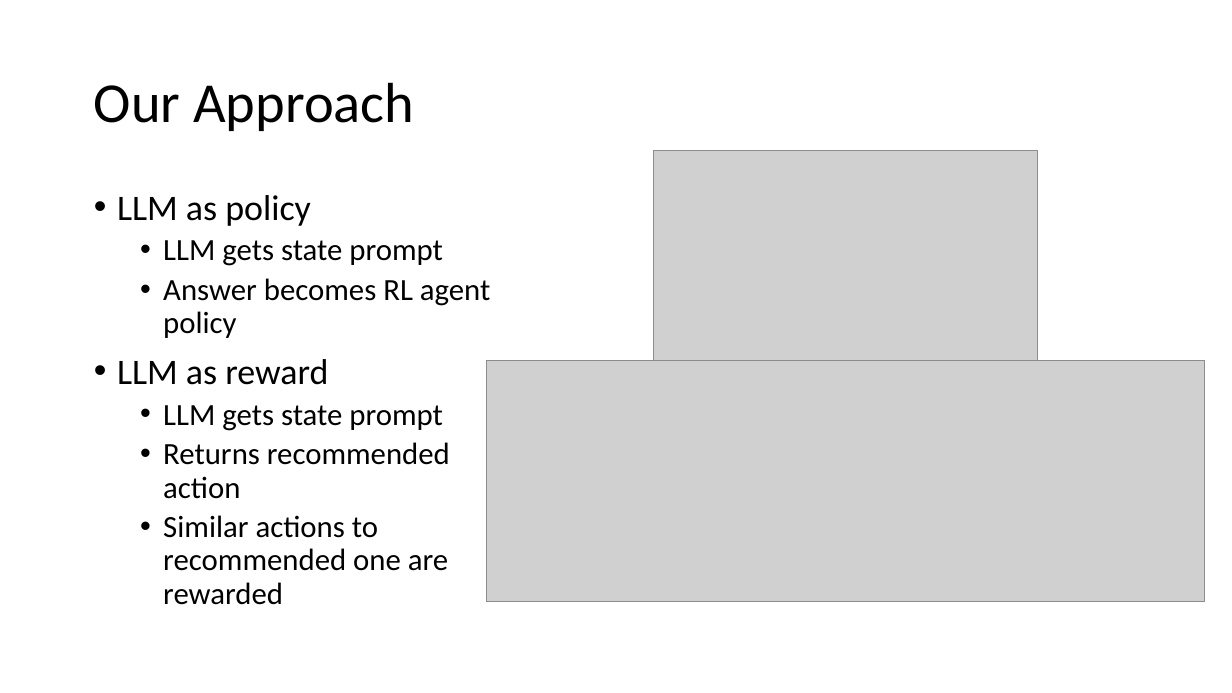
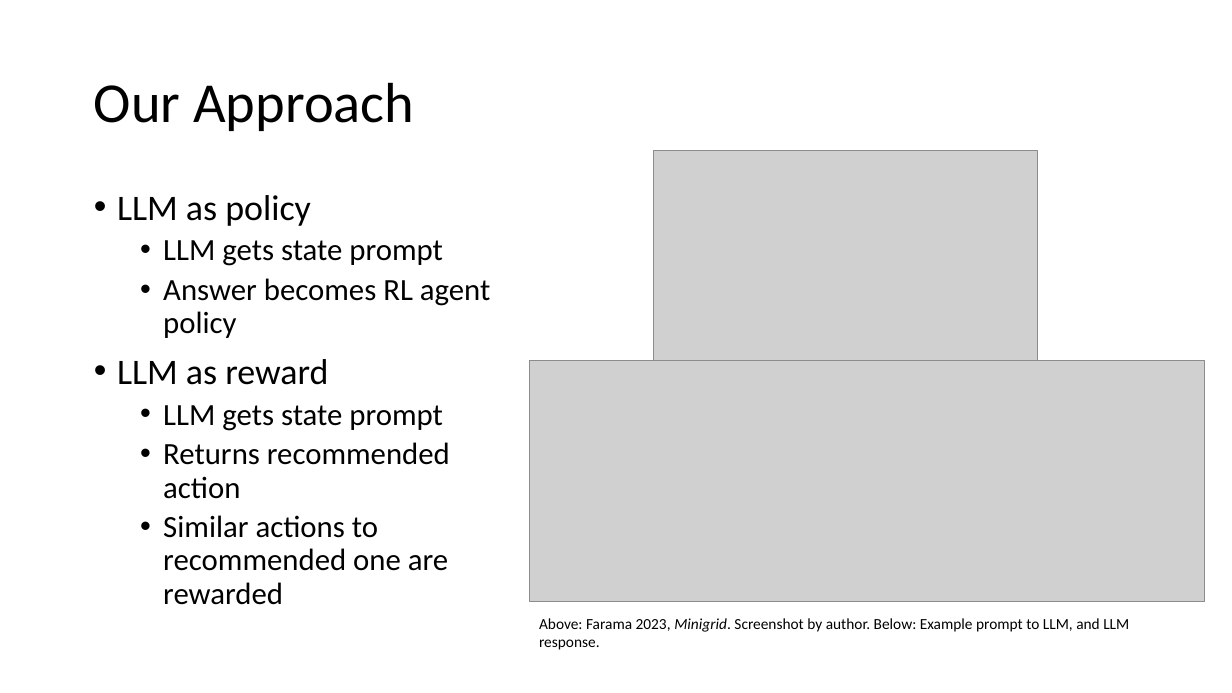
Before and after one commit to jonatan-hanssen/in5490-project, a slide deck: slide 3 of doc/Integrating Large Language Models into Reinforcement Learning.pptx. Drawn at 1232x693 pixels with LibreOffice and Linux fonts; fonts in the diff are those of the drawing; grey boxes stand for pictures. Boxes give left, top, right and bottom in pixels: in the first picture for what was removed or moved away, otherwise in the second. Text is boxed around its words. In the diff, an @@ line names an element or a change of style, - is before the commit and + after.

```diff
--- a/doc/Integrating Large Language Models into Reinforcement Learning.pptx
+++ b/doc/Integrating Large Language Models into Reinforcement Learning.pptx
@@ picture: place and size @@
-picture at [486, 360, 1205, 603]
+picture at [531, 360, 1206, 603]
@@ text added at [539, 618, 1129, 650], 12 pt, text #000000 @@
+Above: Farama 2023, Minigrid. Screenshot by author. Below: Example prompt to LLM, and LLM response.
```
Also in this commit, not shown: 1 other slide changed, 2 other files.
